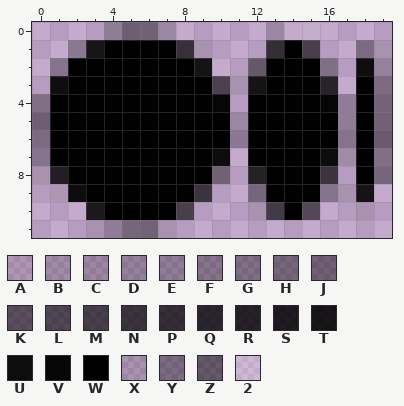
Two versions of one pixel-art sprite, medium.png. Above is the file before it was changed.
The file is 20x12 pixels. Pixels under 10% opacity are left out. Colours within 5 levels of each other are drawn and written as one.
Palette (. is transparent): A #0000001d  B #0000002d  C #00000035  D #0000003d  E #00000045  F #00000051  G #00000059  H #00000066  J #0000006d  K #0000008a  L #00000096  M #000000a1  N #000000b2  P #000000ba  Q #000000c7  R #000000ce  S #000000d7  T #000000e0  U #000000eb  V #000000f6  W #000000  X #01010124  Y #01010160  Z #0101017c  2 #fefefe2d
Now the later version:
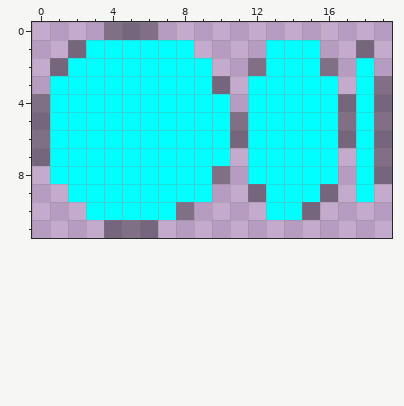
Change:
@@ palette @@
-W #000000
+W #00ffff
@@ x 0..19 @@
- 0 ....EHJX.....X.2....
- 1 ..DTWWWWNX...PWM..FX
- 2 .EWWWWWWWT..ZWWWG.UB
- 3 .UWWWWWWWWLXTWWWQ.WY
- 4 GWWWWWWWWWV.WWWWVCWY
- 5 HWWWWWWWWWWCWWWWWEWJ
- 6 YWWWWWWWWWWDWWWWWEWJ
- 7 EWWWWWWWWWU.WWWWUBWG
- 8 XRWWWWWWWWJ.RWWWN.WG
- 9 .AUWWWWWWN..GWWWEXT.
-10 ...SWWWWM...XMWK..X.
-11 ...XCHYX............
+ 0 ....GGG.............
+ 1 ..GWWWWWW....WWW..G.
+ 2 .GWWWWWWWW..GWWWG.W.
+ 3 .WWWWWWWWWG.WWWWW.WG
+ 4 GWWWWWWWWWW.WWWWWGWG
+ 5 GWWWWWWWWWWGWWWWWGWG
+ 6 GWWWWWWWWWWGWWWWWGWG
+ 7 GWWWWWWWWWW.WWWWW.WG
+ 8 .WWWWWWWWWG.WWWWW.WG
+ 9 ..WWWWWWWW..GWWWG.W.
+10 ...WWWWWG....WWG....
+11 ....GGG.............
